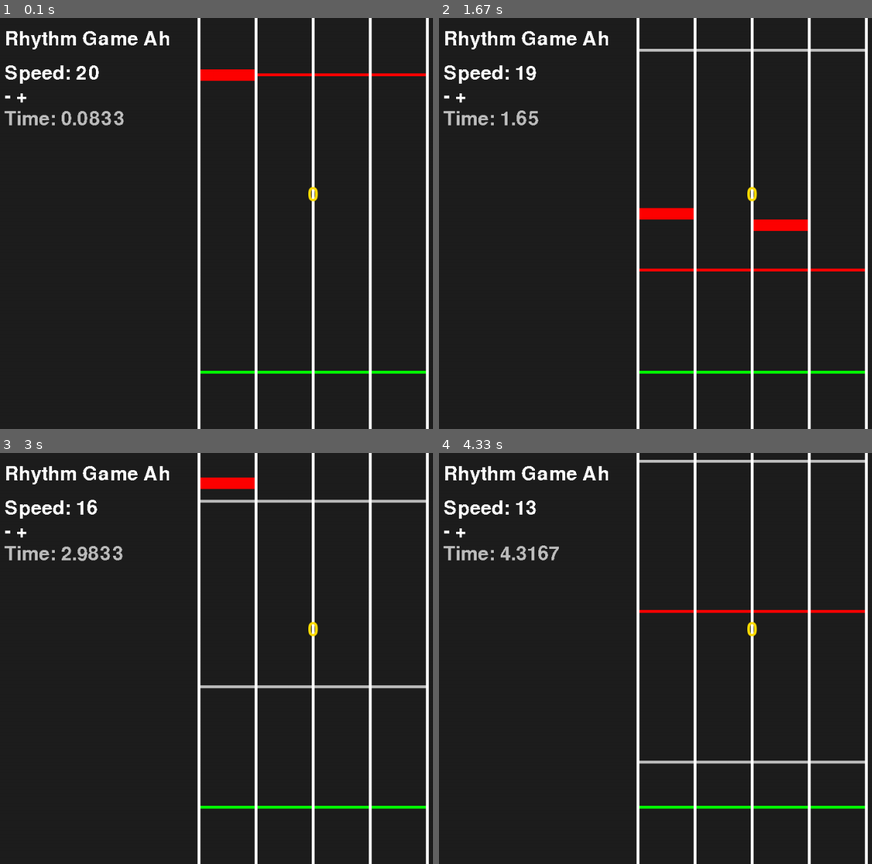
Above: before the commit, frames 1-4 (two rows, left to right).
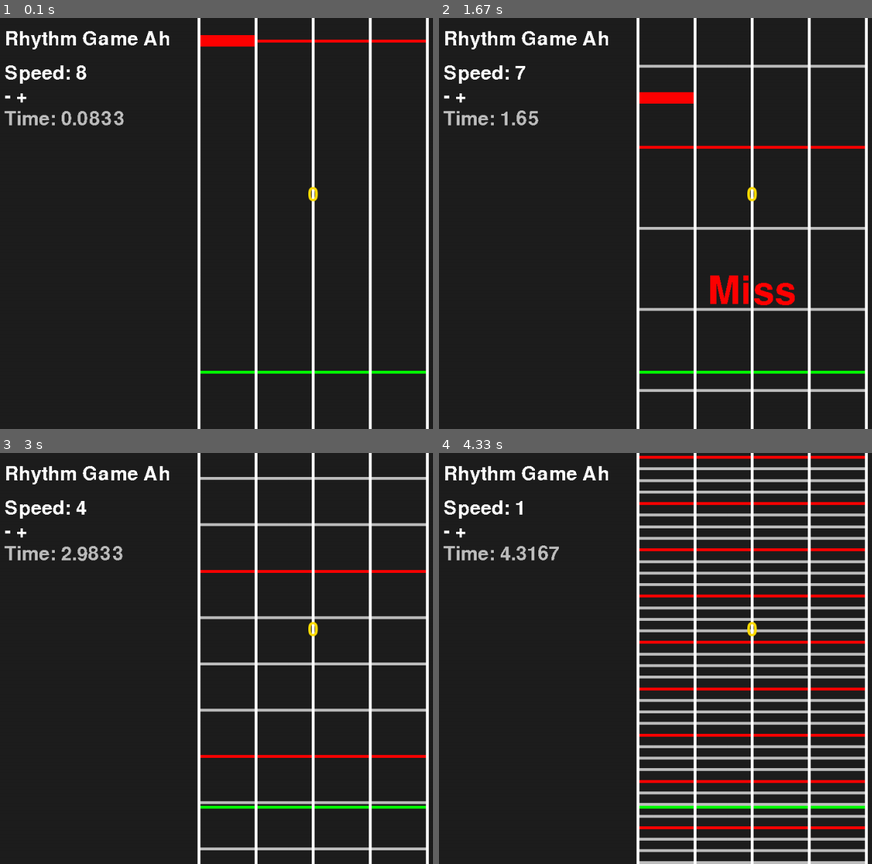
Above: after the commit, the same moments.

Repository: Pakufishu/RhythmPyGame
Game: pygame game, started from main.py
Two runs of this game, one before a commit and one after it. Both use one fixed random seed, a clock stepped at 60 frames per second and the inputs below.
Inputs (mouse positions are in pixels of both pictures, inside the frame that each line leads up to):
- Up to frame 1 (0.1 s): no input
- Up to frame 2 (1.67 s): tap D at 0.33 s; press the mouse at (460, 96) at 0.7 s; move the mouse to (625, 202) at 0.8 s; release the mouse at (785, 309) at 0.93 s; press the mouse at (447, 96) at 1.03 s; move the mouse to (547, 116) at 1.13 s; release the mouse at (655, 137) at 1.27 s; press the mouse at (447, 96) at 1.37 s; move the mouse to (564, 190) at 1.47 s; release the mouse at (681, 289) at 1.6 s
- Up to frame 3 (3 s): press the mouse at (8, 531) at 1.7 s; move the mouse to (151, 621) at 1.8 s; release the mouse at (294, 716) at 1.93 s; press the mouse at (8, 531) at 2.03 s; move the mouse to (238, 666) at 2.13 s; release the mouse at (outside the picture) at 2.27 s; press the mouse at (8, 531) at 2.37 s; move the mouse to (229, 576) at 2.47 s; release the mouse at (outside the picture) at 2.6 s; tap D at 2.67 s
- Up to frame 4 (4.33 s): press the mouse at (447, 531) at 3.03 s; move the mouse to (499, 596) at 3.13 s; release the mouse at (555, 662) at 3.27 s; tap D at 3.4, 3.7 s; press the mouse at (447, 531) at 3.87 s; move the mouse to (508, 572) at 3.97 s; release the mouse at (568, 613) at 4.1 s; press the mouse at (447, 531) at 4.2 s; move the mouse to (625, 592) at 4.3 s

The runs differ from the first frame. In frame 1, 1.5% of the frame differs, in the area x 17-99%, y 4-16%; in frame 2, 4.8%; in frame 3, 4.8%; in frame 4, 16%, in the area x 20-99%, y 0-100%.

Commit message:
Added baseline for judgement, hold, swipe notes

Diff:
--- a/Testing.py
+++ b/Testing.py
@@ -1,23 +1,40 @@
 import sys
 import time
 import pygame
+from pygame import MOUSEMOTION
 
 pygame.init()
 screen = pygame.display.set_mode((600, 600))
 
-tbpm = round(60000 / 185)
+pygame.mixer.music.load('Songs/Mesmerizer/Mesmerizer.mp3')
+pygame.mixer_music.set_volume(0.1)
+bpm = 185
 speed = 5
-y = 1
-print(tbpm)
+swipe_cd = 0
+
+class Metronome:
+    def __init__(self):
+        self.bpm = bpm
+
+    def bpmcheck(self):
+        x = round(60000/self.bpm,2)
+        print("BPM is: " + str(x))
+
+previous_time = time.time()
 pygame.key.set_repeat(1,0)
+
 while True:
+    now = time.time()
+    dt = now - previous_time
+    previous_time = time.time()
+
     screen.fill(pygame.Color('Black'))
-    y += speed
     for event in pygame.event.get():
         if event.type == pygame.QUIT:
             sys.exit()
-    for i in range(0,100):
-        pygame.draw.line(screen,pygame.Color('White'),(0,y+i*-(100*speed)),(600,y+i*-(100*speed)),5)
+
+    metronome = Metronome()
+    metronome.bpmcheck()
 
     pygame.display.update()
     pygame.time.Clock().tick(60)
--- a/main.py
+++ b/main.py
@@ -10,9 +10,10 @@
 pygame.mixer.init()
 
 screen = pygame.display.set_mode((WIDTH, HEIGHT))
-pygame.display.set_caption('Test')
+pygame.display.set_caption('Rhythm Game')
 clock = pygame.time.Clock()
 font = pygame.font.SysFont(None, 50)
+bigfont = pygame.font.SysFont(None, 100)
 
 pygame.mixer.music.load('Songs/Mesmerizer/Mesmerizer.mp3')
 pygame.mixer_music.set_volume(0.1)
@@ -28,37 +29,32 @@
 
 add_speed = font.render('+', False, 'White')
 add_speed_rect = add_speed.get_rect(topleft=(40,120))
+
+class Metronome:
+    def __init__(self):
+        self.bpm = bpm
 
 class Beatline:
     def __init__(self,y = 0):
         self.bpm = 60000 / bpm
-        self.y = y - offset
+        self.y = y
 
     def main(self):
         self.scroll()
         self.draw()
 
     def scroll(self):
-        self.y += speed * fps * dt
+        self.y += speed
 
     def draw(self):
         for timing in range(0,401):
-            if timing % 4 == 0:
-                pygame.draw.line(screen, pygame.Color('Red'),
-                                 (LANE[1][0], (self.y - timing * (self.bpm * speed / 16))),
-                                 ((LANE[5][0]), (self.y - timing * (self.bpm * speed / 16))), 5)
-            else:
+            if timing % 4 != 0:
                 pygame.draw.line(screen, pygame.Color('Gray'),
                                  (LANE[1][0], (self.y - timing * (self.bpm * speed / 16))),
                                  ((LANE[5][0]), (self.y - timing * (self.bpm * speed / 16))), 5)
-            # elif timing % 4 == 2:
-            #     pygame.draw.line(screen, pygame.Color('Blue'),
-            #                      (LANE[1][0], (self.y - timing * (self.bpm * speed / 16))),
-            #                      ((LANE[5][0]), (self.y - timing * (self.bpm * speed / 16))), 5)
-            # elif timing % 4 == 3:
-            #     pygame.draw.line(screen, pygame.Color('Yellow'),
-            #                      (LANE[1][0], (self.y - timing * (self.bpm * speed / 16))),
-            #                      ((LANE[5][0]), (self.y - timing * (self.bpm * speed / 16))), 5)
+            pygame.draw.line(screen, pygame.Color('Red'),
+                             (LANE[1][0], (self.y - timing * (self.bpm * speed / 4))),
+                             ((LANE[5][0]), (self.y - timing * (self.bpm * speed / 4))), 5)
 
 class Note:
     def __init__(self,lane,y,judge,timing,end):
@@ -75,27 +71,21 @@
         self.draw()
         if self.y > HEIGHT:
             self.kys()
+            judges.append('Miss')
 
     def judgement(self): #t = d/v
         timing_error = abs(self.timing - self.judge)
-        if timing_error < 0.01667:
-            judge = 'Critical Perfect'
-        elif timing_error < 0.04333:
-            judge = 'Perfect'
-        elif timing_error < 0.07777:
-            judge = 'Great'
-        elif timing_error < 0.1:
-            judge = 'Good'
-        elif timing_error < 0.25:
-            judge = 'Miss'
-        else:
-            return False
-        print(f'Perfect time = {self.timing} Lane: {self.lane}')
-        print(f'Now = {self.judge}')
-        judge_text = font.render(judge, False, 'Red')
-        judge_rect = text_surf.get_rect(center=(LANE[2][0], HEIGHT * 2 / 3))
-        screen.blit(judge_text, judge_rect)
-        return True
+        if timing_error < 0.25:
+            if timing_error < 0.01667: judge = 'Critical Perfect'
+            elif timing_error < 0.04333: judge = 'Perfect'
+            elif timing_error < 0.07777: judge = 'Great'
+            elif timing_error < 0.1: judge = 'Good'
+            else: judge = 'Miss'
+            print(f'Perfect time = {self.timing} Lane: {self.lane}')
+            print(f'Now = {self.judge}')
+            judges.append(judge)
+            return True
+        return False
 
     def hit(self):
         if not self.pressed:
@@ -109,7 +99,7 @@
         pass
 
     def scroll(self):
-        self.y += speed * dt * fps
+        self.y += speed * fps * dt
 
     def draw(self):
         pygame.draw.line(screen,pygame.Color('Red'),(LANE[self.lane][0], self.y),
@@ -276,11 +266,12 @@
 
 combo = 0
 notes = []
+judges = []
 
 # menu.main_menu()
 notes.clear()
-
-offset = 0
+judges.clear()
+
 beatline = Beatline()
 LANE1 = Lane(1,False,False,False)
 LANE2 = Lane(2,False,False,False)
@@ -292,11 +283,9 @@
     for line in f:
         if not line.strip().startswith('#'):
             x = list(map(float,(line.strip().split(','))))
-            x[1] += offset
-            x[4] += offset
-            if x[4] == 1 + offset or x[4] == 2 + offset:
+            if x[4] == 1 or x[4] == 2:
                 notes.append(Swipe(*x))
-            elif x[4] != 0 + offset:
+            elif x[4] != 0:
                 notes.append(Hold(*x))
             else:
                 notes.append(Note(*x))
@@ -312,16 +301,14 @@
     now = time.time()
     dt = now - previous_time
     previous_time = time.time()
-
+    music_time = pygame.mixer.music.get_pos()
     if swipe_cd > 0: swipe_cd -= 1
+    elapsed_time = round(now - start_time, 4)
+    if 1.405 >= round(elapsed_time, 3) >= 1.395:
+        print('Start of song')
     screen.fill((30, 30, 30))
-    elapsed_time = round(now - start_time, 4)
-    if 1.41 >= round(elapsed_time, 3) >= 1.39:
-        print('Start of song')
-        # screen.fill((255, 255, 255))
-
-    if pygame.mixer.music.get_pos() == -1:
-        pass
+    # print(f'Music time: {music_time}')
+
     for event in pygame.event.get():
         if event.type == pygame.QUIT:
             pygame.quit()
@@ -353,12 +340,6 @@
             if event.key == pygame.K_j: LANE3.key_up()
             if event.key == pygame.K_k: LANE4.key_up()
 
-    # mouse_movement =  - mx
-    # if mouse_movement:
-    #     print('swipe left')
-    # elif mouse_movement:
-    #     print('swipe right')
-
     LANE1.main(), LANE2.main(), LANE3.main(), LANE4.main()
     beatline.main()
 
@@ -376,6 +357,18 @@
     combo_rect = combo_img.get_rect(center=(LANE[3][0],(HEIGHT-(HEIGHT-judge_line))/2))
     screen.blit(combo_img, combo_rect)
 
+    if judgement_fadeout > 0 & firstnote_clicked: judgement_fadeout -= 1
+    if judges:
+        judge_text = bigfont.render(judges[0], False, 'Red')
+        judge_rect = judge_text.get_rect(center=(LANE[3][0], HEIGHT * 2 / 3))
+        screen.blit(judge_text, judge_rect)
+        if judgement_fadeout == 0:
+            judgement_fadeout = 15
+        if judgement_fadeout == 1:
+            judges.remove(judges[0])
+            firstnote_clicked = True
+
+
     speed_text = font.render(f'Speed: {speed}', False, 'White')
     speed_rect = speed_text.get_rect(topleft=(20, 80))
     screen.blit(speed_text, speed_rect)
--- a/variables.py
+++ b/variables.py
@@ -2,12 +2,14 @@
 
 WIDTH, HEIGHT = 1080 , 720
 fps = 60
-speed = 20
+speed = 8
 judge_line = HEIGHT - 100 #620
 songoffset = 0
 bpm = 185
 now = 0
 swipe_cd = 0
+judgement_fadeout = 10
+firstnote_clicked = False
 
 LANE = {
 1 : ((WIDTH / 3) , 0),
Not shown, changed: Fix
Not shown, changed: Songs/Mesmerizer/Mesmerizer
